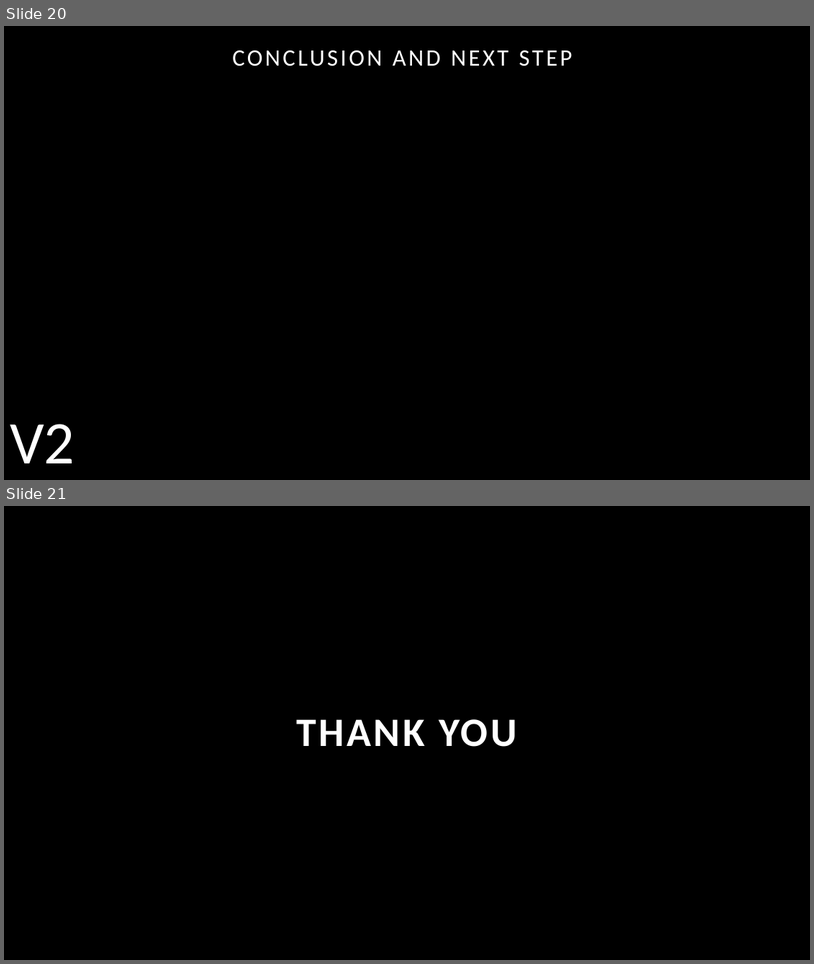
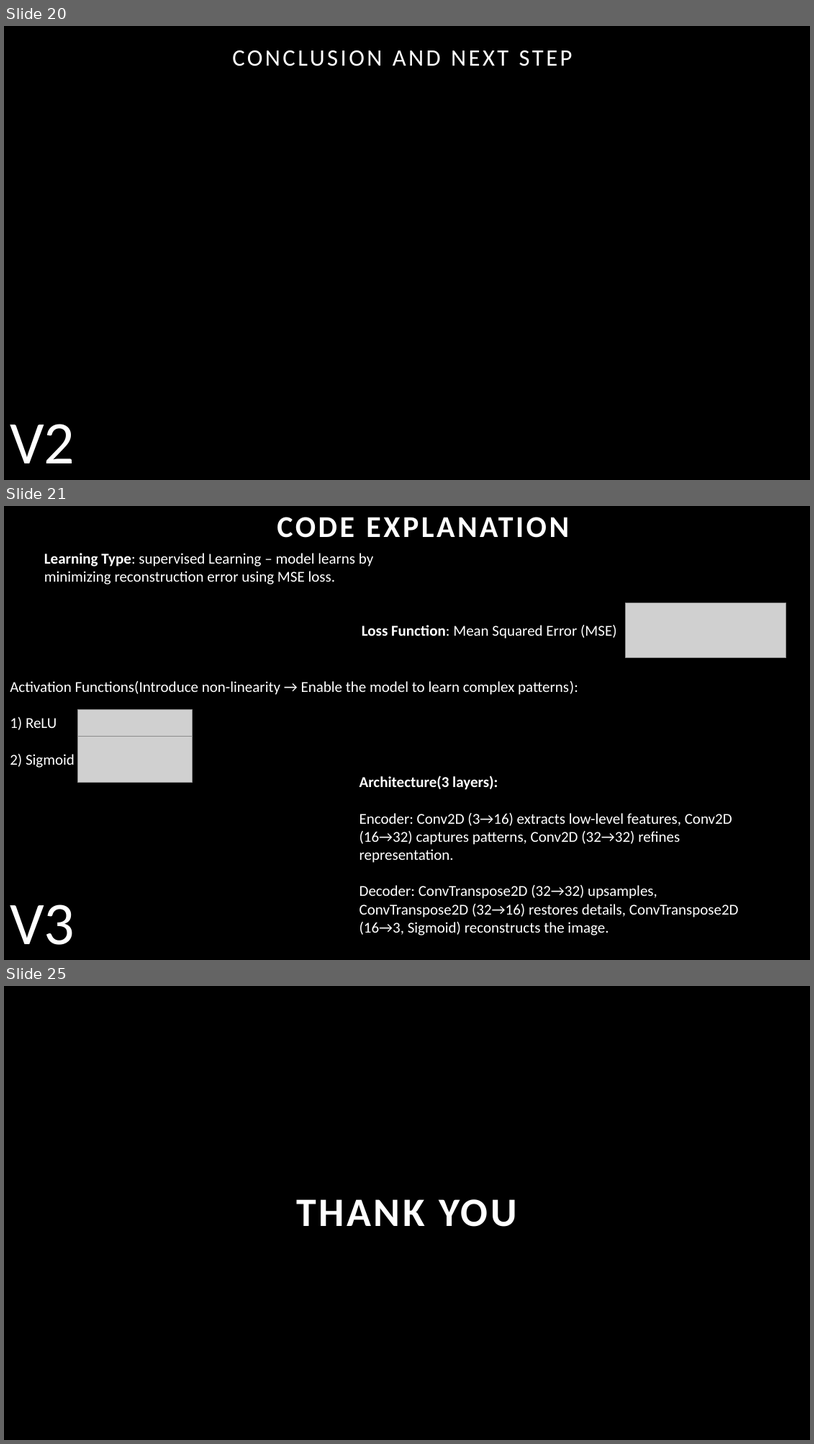
Before and after one commit to Heigen007/ai_photo_enhanse_python, a slide deck: ai_compression_project.pptx. Shown one above the other, each under a label of ours: slides 20 and 21 before the commit, slides 20, 21 and 25 after it; the slides between them are not shown. The pictures are 814x964 and 814x1444 pixels, drawn with LibreOffice and Linux fonts; fonts in the diff are those of the drawing; grey boxes stand for pictures. Boxes give left, top, right and bottom in pixels: in the first picture for what was removed or moved away, otherwise in the second. Text is boxed around its words. In the diff, an @@ line names an element or a change of style, - is before the commit and + after.

```diff
--- a/ai_compression_project.pptx
+++ b/ai_compression_project.pptx
@@ slide 21 added at (4, 506, 810, 960), background #000000 @@
@@ title added at (277, 517, 569, 538), 36 pt, text #FFFFFF, bold @@
+CODE EXPLANATION
@@ text added at (44, 553, 373, 584), 18 pt, text #FFFFFF @@
+Learning Type: supervised Learning – model learns by minimizing reconstruction error using MSE loss.
@@ picture added at (626, 602, 787, 658) @@
@@ text added at (362, 625, 617, 638), 18 pt, text #FFFFFF @@
+Loss Function: Mean Squared Error (MSE)
@@ text added at (10, 681, 579, 767), 18 pt, text #FFFFFF @@
+Activation Functions(Introduce non-linearity → Enable the model to learn complex patterns):
+1) ReLU
+2) Sigmoid
@@ picture added at (78, 709, 193, 736) @@
@@ picture added at (78, 736, 193, 782) @@
@@ text added at (360, 775, 739, 935), 18 pt, text #FFFFFF @@
+Architecture(3 layers):
+Encoder: Conv2D (3→16) extracts low-level features, Conv2D (16→32) captures patterns, Conv2D (32→32) refines representation.
+Decoder: ConvTranspose2D (32→32) upsamples, ConvTranspose2D (32→16) restores details, ConvTranspose2D (16→3, Sigmoid) reconstructs the image.
@@ text added at (10, 904, 75, 944), 72 pt, text #FFFFFF @@
+V3
@@ what was slide 21 is now slide 25 @@
```
Also in this commit, not shown: 6 slides changed, 3 other slides added, 6 other files.
